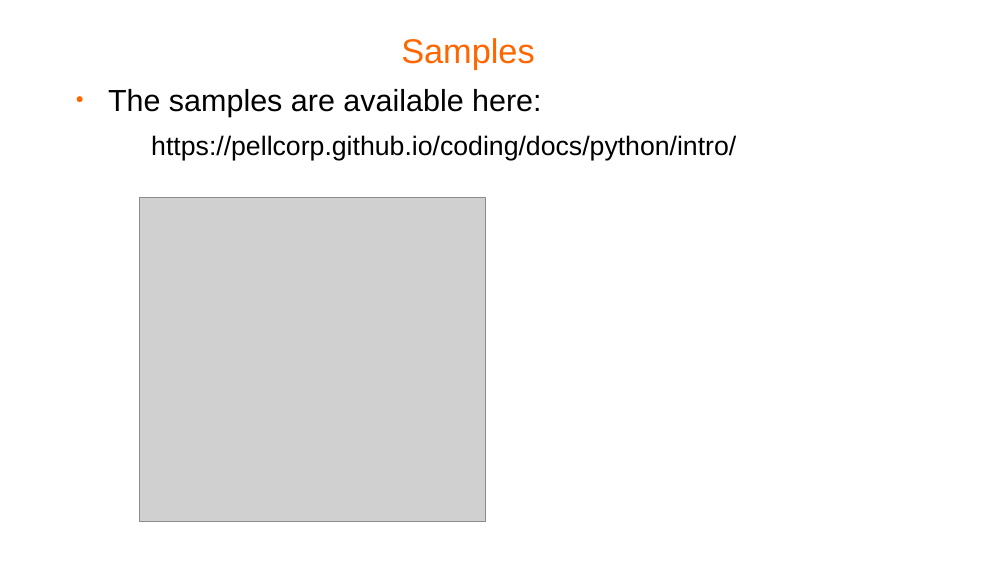
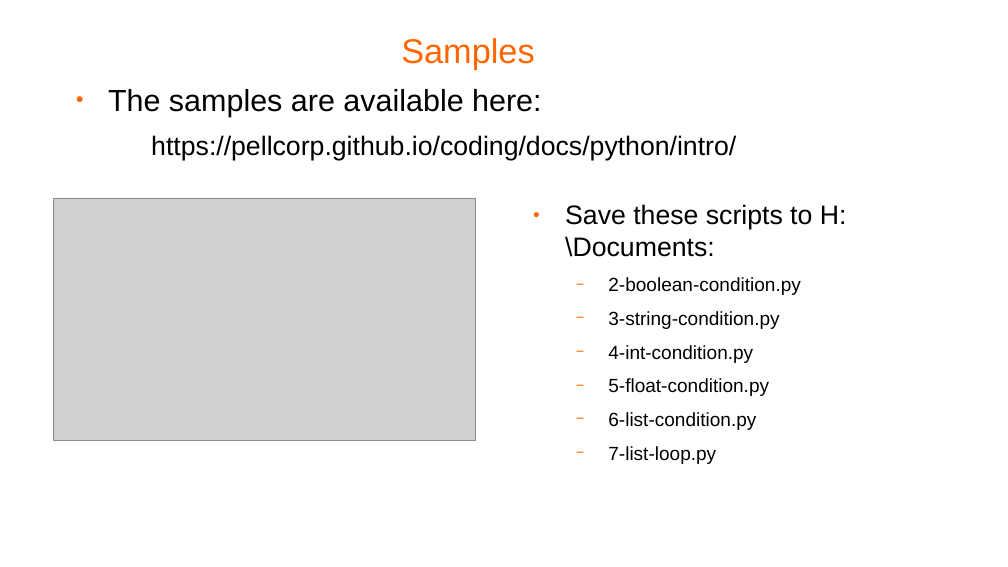
Before and after one commit to pellcorp/coding, a slide deck: slide 12 of docs/python-coding.odp (slide 11 before the commit). Drawn at 1008x567 pixels with LibreOffice and Linux fonts; fonts in the diff are those of the drawing; grey boxes stand for pictures; background and template pictures are left out. Boxes give left, top, right and bottom in pixels: in the first picture for what was removed or moved away, otherwise in the second. Text is boxed around its words. In the diff, an @@ line names an element or a change of style, - is before the commit and + after.

```diff
--- a/docs/python-coding.odp
+++ b/docs/python-coding.odp
@@ picture: place and size @@
-picture at <box>139,198,486,521</box>
+picture at <box>54,198,476,442</box>
@@ text added at <box>565,204,847,464</box>, 15 pt, text #000000 @@
+● Save these scripts to H:\Documents:
+  − 2-boolean-condition.py
+  − 3-string-condition.py
+  − 4-int-condition.py
+  − 5-float-condition.py
+  − 6-list-condition.py
+  − 7-list-loop.py
```
Also in this commit, not shown: 3 other slides changed, 1 slide added, 2 other files.
